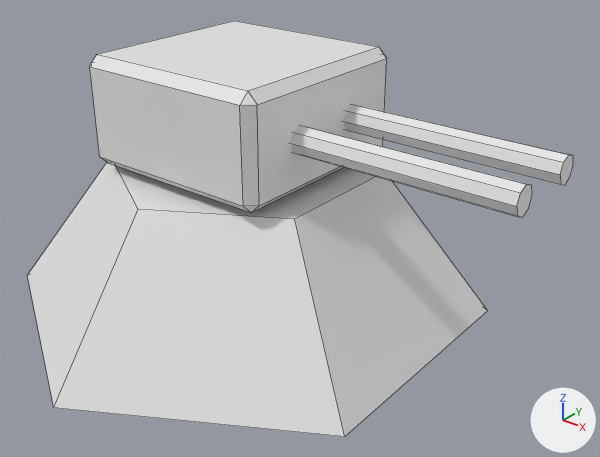
The Blender file blend/light_turret.blend as it was, and as the next commit left it.
One viewpoint serves both versions: a 50 mm camera at (2.1, -2.27, 1.81) aimed at (0.28, 0.0, 0.4). Arrows for +X, +Y and +Z are at lower right; the lights stay in place. The picture after the commit comes second. Mesh edges are drawn as thin lines.

The first picture shows 'base', 'gun'.
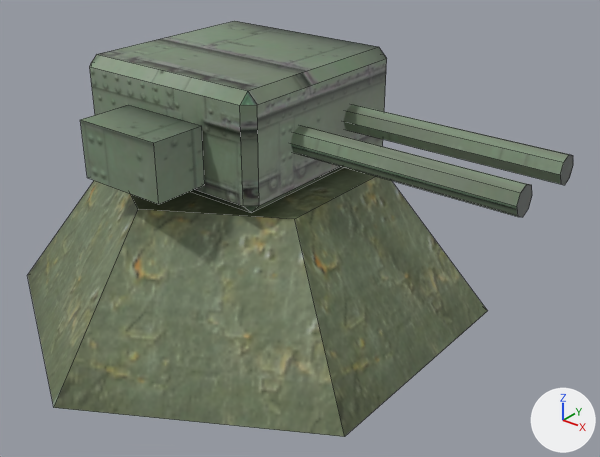
Boxes [x1, y1, x2, y2] around the edits, measured in the pictures (600 x 457 px):
'base', recoloured, surface changed (white to green)
    both: [27, 167, 487, 437]
'gun', reshaped
    before: [90, 21, 573, 217]
    after: [80, 21, 573, 217]
part 2 of me_cube_001, added
    after: [80, 105, 205, 204]
part 3 of me_cube_001, recoloured (white to grey)
    both: [90, 21, 573, 217]

The change, as a diff of the scene's bpy script:
```diff
--- a/blend/light_turret.blend.py
+++ b/blend/light_turret.blend.py
@@ img_torretta_png @@
+img_torretta_png = load_image('torretta.png', '../assets/textures/torretta.png', 256, 256, 'sRGB')
@@ mat_torretta @@
+mat_torretta = principled_material('torretta')
+mat_torretta.texture = img_torretta_png
@@ me_cylinder @@
 me_cylinder.from_pydata(...)  # 12 vertices, 8 faces; spans x -0.87..0.87, y -1.0..1.0, z 0.02..0.6
 # used by ob_base; location = (0.0, 0.0, 0.0)
+# me_cylinder part 1: texture (UV) coordinates of 8 of 8 faces, centred in x -0.67..0.67, y -0.58..0.58, z 0.02..0.6, changed; they spanned u 0.0..1.0, v 0.01..1.0 and now span u 0.0..0.52, v 0.52..0.99
+me_cylinder.materials.append(mat_torretta)  # picture img_torretta_png
@@ me_cube_001 @@
 # used by ob_gun; location = (0.0, 0.0, -0.188)
-me_cube_001.from_pydata(...)  # 56 vertices, 46 faces; spans x -0.42..1.23, y -0.41..0.41, z 0.82..1.24
+me_cube_001.from_pydata(...)  # 64 vertices, 52 faces; spans x -0.42..1.23, y -0.63..0.41, z 0.82..1.24
+# me_cube_001 part 2: a new loose piece, a box spanning x -0.17..0.2, y -0.63..-0.42, z 0.89..1.1, in mat_torretta (picture img_torretta_png)
+# me_cube_001 part 3: 46 faces spanning x -0.42..1.23, y -0.41..0.41, z 0.82..1.24 switch from no material to mat_torretta (picture img_torretta_png)
```
